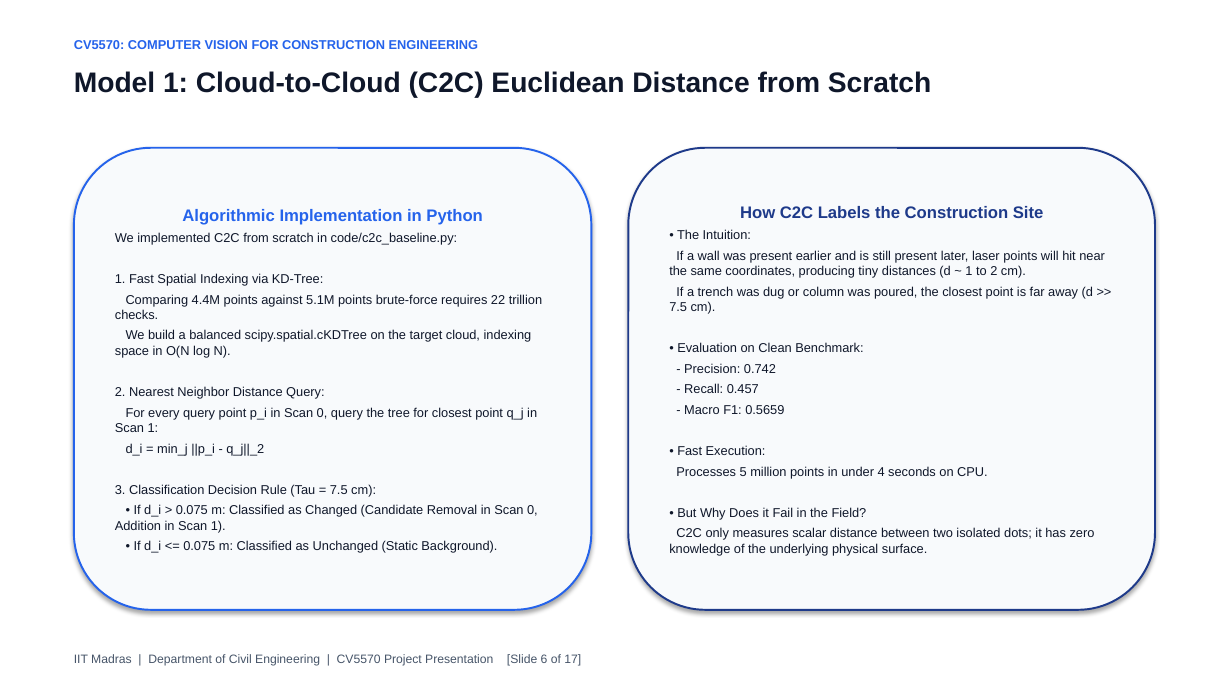
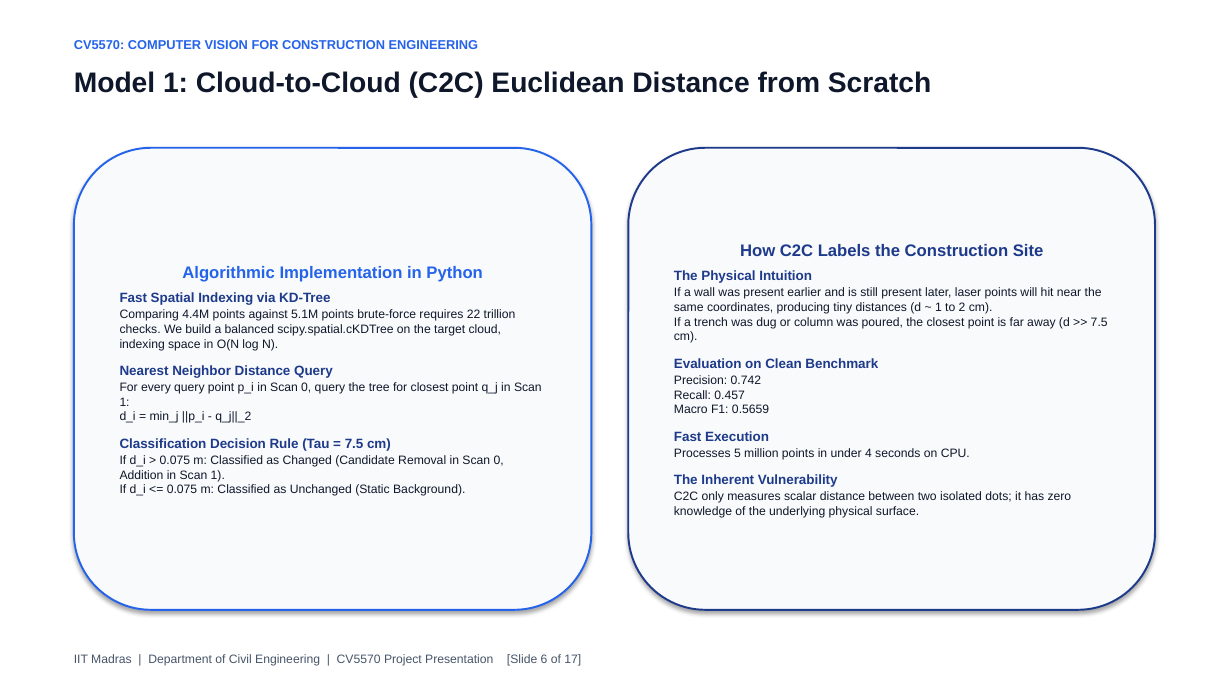
Before and after one commit to Gopal1909/Visioners_2.0, a slide deck: slide 6 of CV5570_Comprehensive_Final_Presentation.pptx. Drawn at 1232x693 pixels with LibreOffice and Linux fonts; fonts in the diff are those of the drawing. Boxes give left, top, right and bottom in pixels: in the first picture for what was removed or moved away, otherwise in the second. Text is boxed around its words. In the diff, an @@ line names an element or a change of style, - is before the commit and + after.

Commit message:
Enhance Colab demo with individual scan views and combined overlay; polish presentation with strictly flush-left human typography

```diff
--- a/CV5570_Comprehensive_Final_Presentation.pptx
+++ b/CV5570_Comprehensive_Final_Presentation.pptx
@@ text in rounded rectangle at (120,292,542,496): text changed; size 10 to 9.5 pt @@
-We implemented C2C from scratch in code/c2c_baseline.py:
-1. Fast Spatial Indexing via KD-Tree:
-Comparing 4.4M points against 5.1M points brute-force requires 22 trillion checks.
-We build a balanced scipy.spatial.cKDTree on the target cloud, indexing space in O(N log N).
-2. Nearest Neighbor Distance Query:
-For every query point p_i in Scan 0, query the tree for closest point q_j in Scan 1:
-d_i = min_j ||p_i - q_j||_2
-3. Classification Decision Rule (Tau = 7.5 cm):
-• If d_i > 0.075 m: Classified as Changed (Candidate Removal in Scan 0, Addition in Scan 1).
-• If d_i <= 0.075 m: Classified as Unchanged (Static Background).
+Fast Spatial Indexing via KD-Tree
+Comparing 4.4M points against 5.1M points brute-force requires 22 trillion checks. We build a balanced scipy.spatial.cKDTree on the target cloud, indexing space in O(N log N).
+Nearest Neighbor Distance Query
+For every query point p_i in Scan 0, query the tree for closest point q_j in Scan 1:
+d_i = min_j ||p_i - q_j||_2
+Classification Decision Rule (Tau = 7.5 cm)
+If d_i > 0.075 m: Classified as Changed (Candidate Removal in Scan 0, Addition in Scan 1).
+If d_i <= 0.075 m: Classified as Unchanged (Static Background).
@@ text in rounded rectangle at (674,270,1108,343): text changed; size 10 to 9.5 pt @@
-• The Intuition:
-If a wall was present earlier and is still present later, laser points will hit near the same coordinates, producing tiny distances (d ~ 1 to 2 cm).
-If a trench was dug or column was poured, the closest point is far away (d >> 7.5 cm).
-• Evaluation on Clean Benchmark:
-- Precision: 0.742
-- Recall: 0.457
-- Macro F1: 0.5659
-• Fast Execution:
+The Physical Intuition
+If a wall was present earlier and is still present later, laser points will hit near the same coordinates, producing tiny distances (d ~ 1 to 2 cm).
+If a trench was dug or column was poured, the closest point is far away (d >> 7.5 cm).
+Evaluation on Clean Benchmark
+Precision: 0.742
+Recall: 0.457
+Macro F1: 0.5659
+Fast Execution
@@ text in rounded rectangle at (674,474,838,487): text changed; size 10 to 10.5 pt; text colour #0F172A to #1E3A8A; bold on @@
-• But Why Does it Fail in the Field?
+The Inherent Vulnerability
@@ text in rounded rectangle at (674,491,1072,518): size 10 to 9.5 pt in "Processes 5 million points in under 4 ...", "C2C only measures scalar distance between two ..."; less space between paragraphs @@
```
Also in this commit, not shown: 16 other slides changed, 7 other files.
